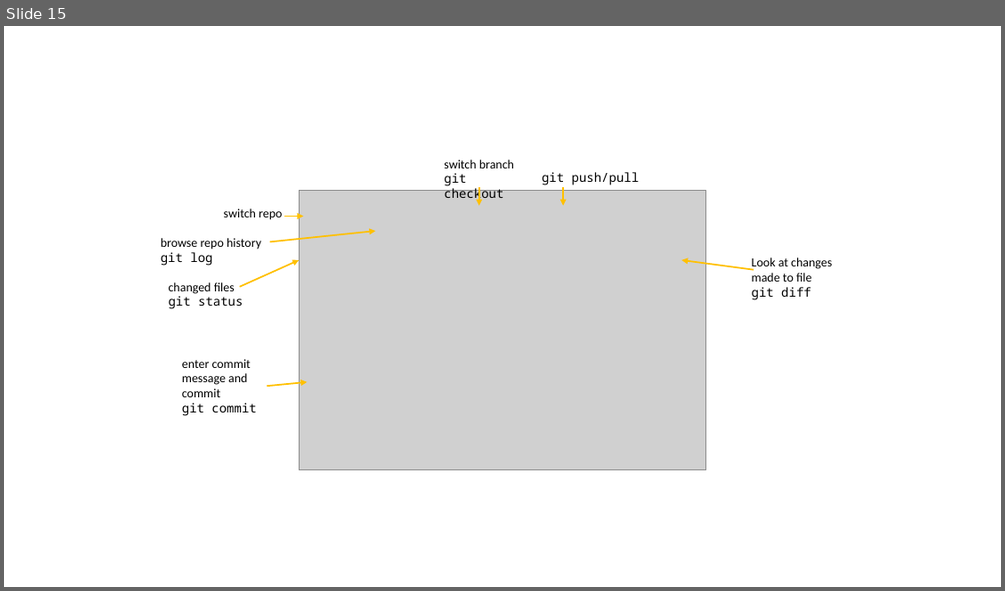
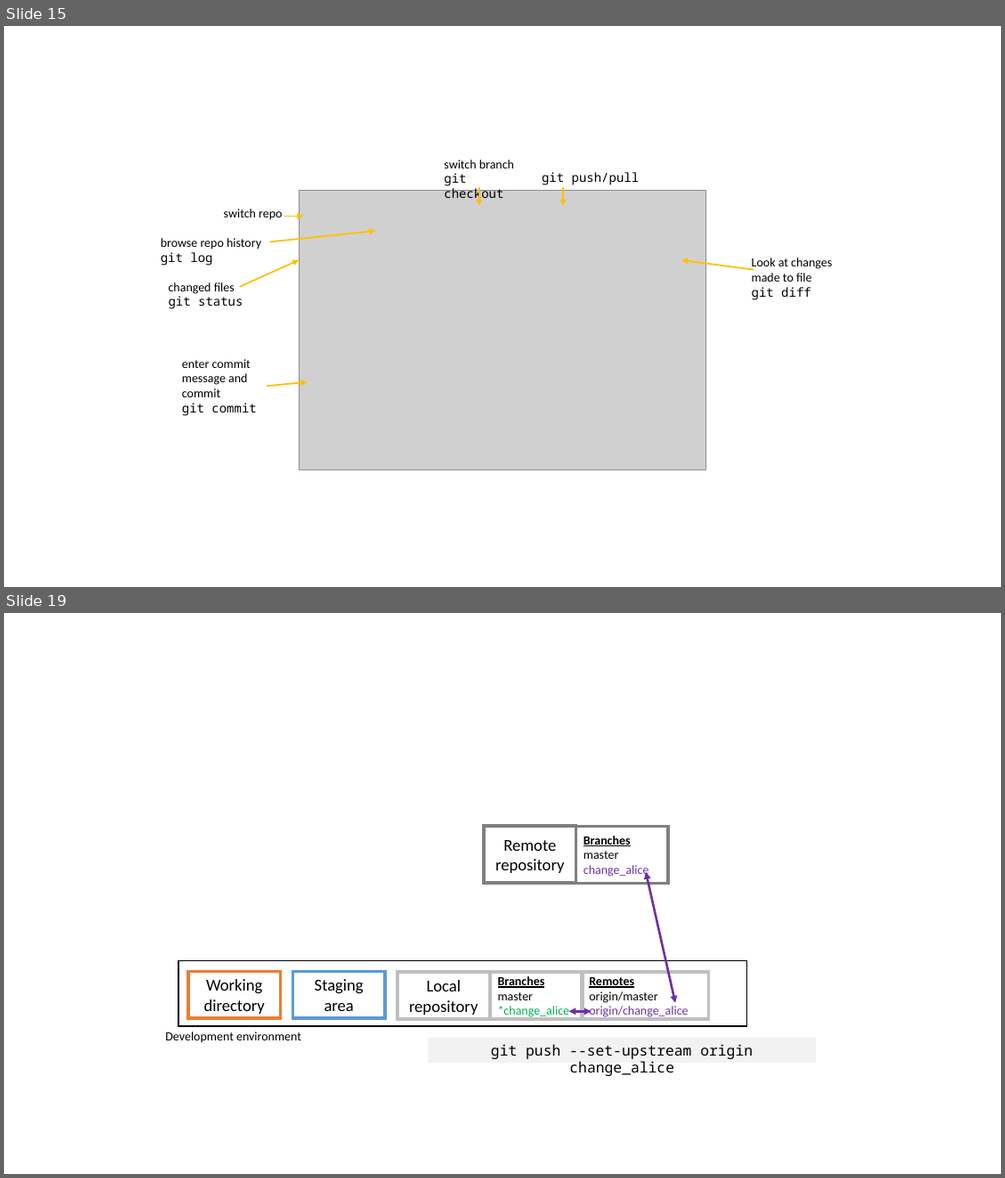
Before and after one commit to selinaZitrone/get-started-with-git, a slide deck: slides/img/images.pptx. Shown one above the other, each under a label of ours: slide 15 before the commit, slides 15 and 19 after it; the slides between them are not shown. The pictures are 1005x591 and 1005x1178 pixels, drawn with LibreOffice and Linux fonts; fonts in the diff are those of the drawing; grey boxes stand for pictures. Boxes give left, top, right and bottom in pixels: in the first picture for what was removed or moved away, otherwise in the second. Text is boxed around its words. In the diff, an @@ line names an element or a change of style, - is before the commit and + after.

```diff
--- a/slides/img/images.pptx
+++ b/slides/img/images.pptx
@@ slide 19 added at bbox=[4, 613, 1001, 1174], background #FFFFFF @@
@@ group added at bbox=[165, 826, 816, 1062]: 9 rectangles, 2 double arrows, 1 text @@
+Development environment
+Working directory
+Staging area
+Local repository
+Branches
+master
+*change_alice
+Remote repository
+Branches
+master
+change_alice
+Remotes
+origin/master
+origin/change_alice
+git push --set-upstream origin change_alice
```
Also in this commit, not shown: 7 other slides added, 36 other files.
